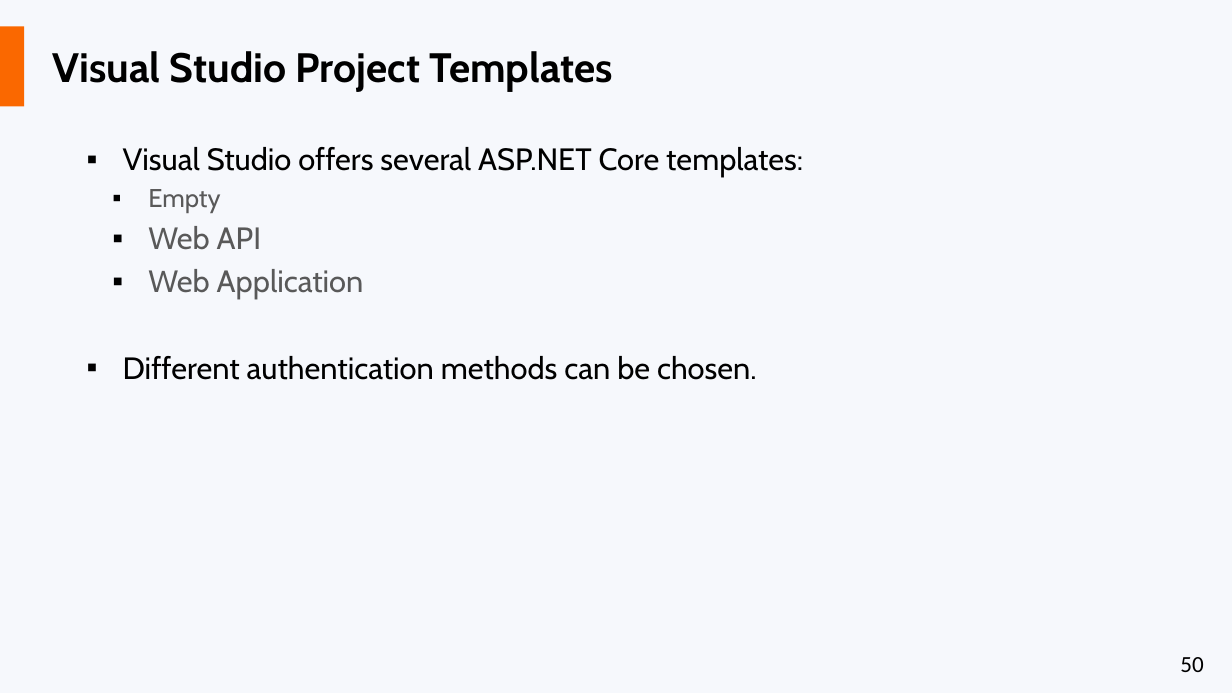
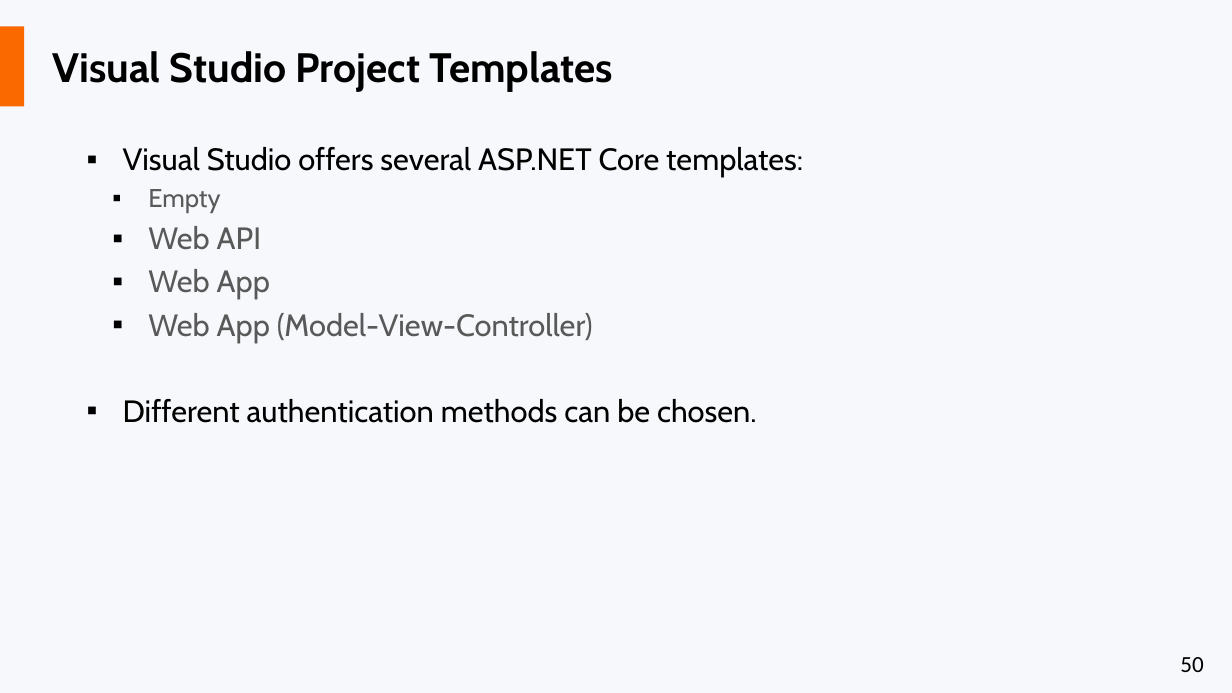
Before and after one commit to liviucotfas/ase-web-and-cloud-applications-security, a slide deck: slide 50 of Presentation ASPNET MVC Core - Part I.pptx. Drawn at 1232x693 pixels with LibreOffice and Linux fonts; fonts in the diff are those of the drawing. Boxes give left, top, right and bottom in pixels: in the first picture for what was removed or moved away, otherwise in the second. Text is boxed around its words. In the diff, an @@ line names an element or a change of style, - is before the commit and + after.

```diff
--- a/Presentation ASPNET MVC Core - Part I.pptx
+++ b/Presentation ASPNET MVC Core - Part I.pptx
@@ text at (148, 269, 593, 342): text changed @@
-  ▪ Web Application
+  ▪ Web App
+  ▪ Web App (Model-View-Controller)
```
Also in this commit, not shown: 7 other slides changed, 1 slide removed.
